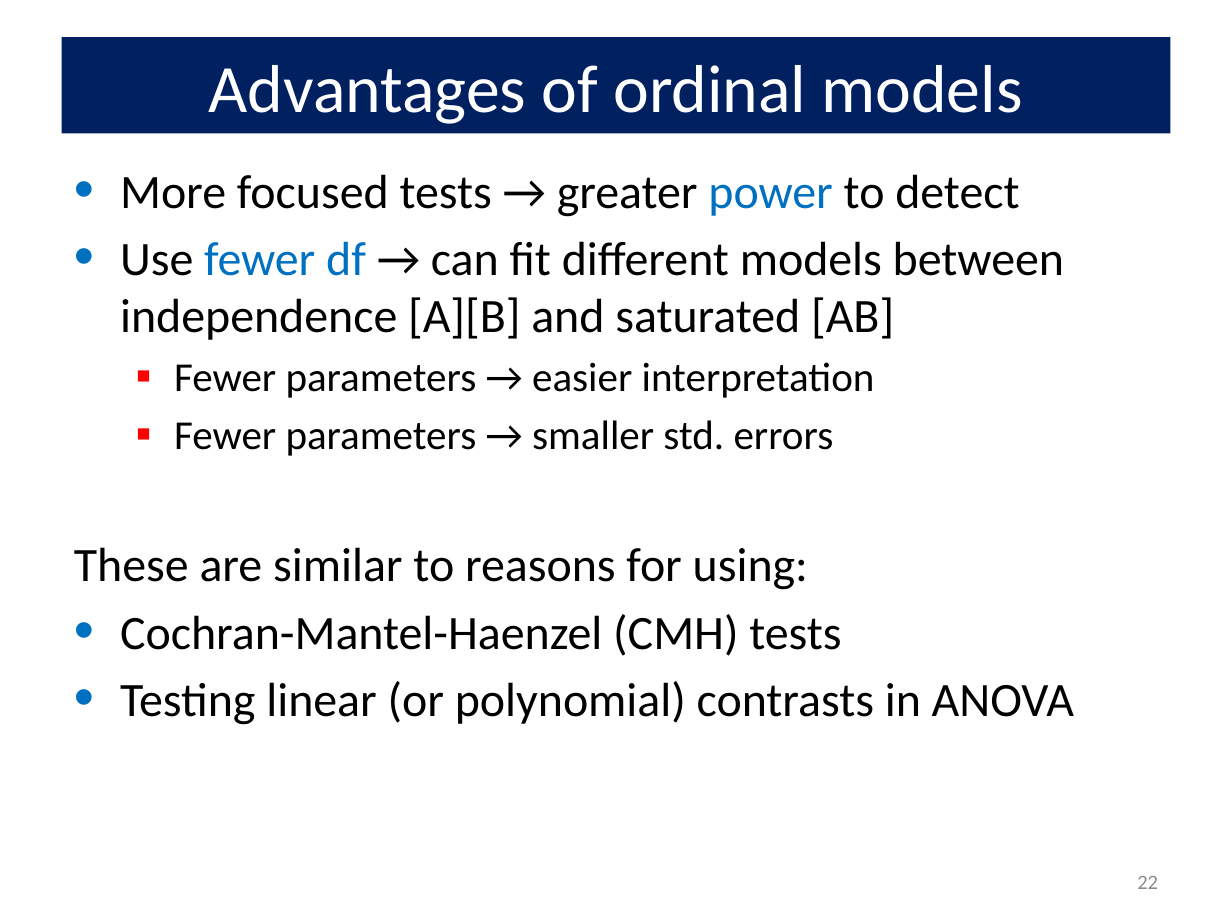
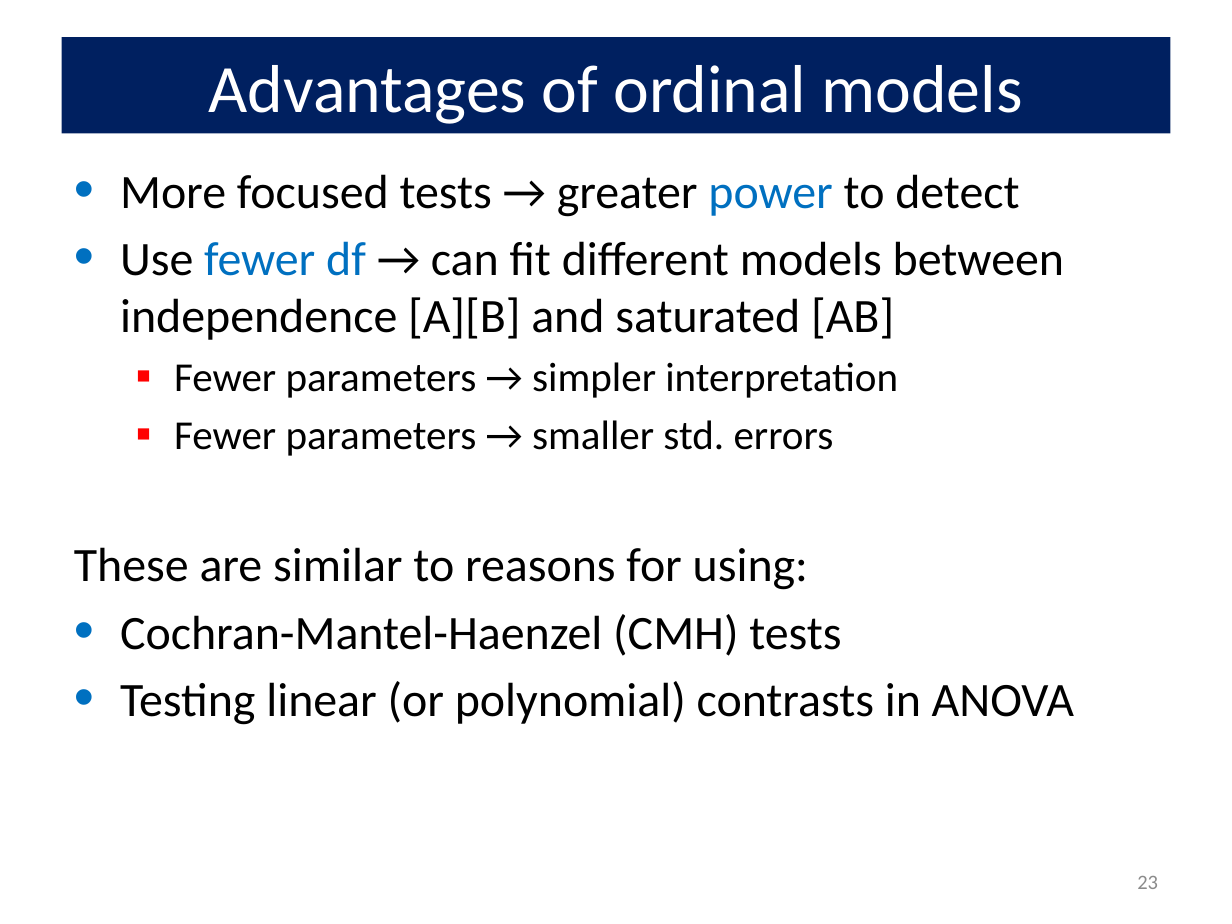
Before and after one commit to friendly/psy6136, a slide deck: slide 23 of docs/lectures/08-Loglin2.pptx (slide 22 before the commit). Drawn at 1232x924 pixels with LibreOffice and Linux fonts; fonts in the diff are those of the drawing. Boxes give left, top, right and bottom in pixels: in the first picture for what was removed or moved away, otherwise in the second. Text is boxed around its words. In the diff, an @@ line names an element or a change of style, - is before the commit and + after.

```diff
--- a/docs/lectures/08-Loglin2.pptx
+++ b/docs/lectures/08-Loglin2.pptx
@@ text at [174, 362, 898, 398]: text changed @@
-  ▪ Fewer parameters → easier interpretation
+  ▪ Fewer parameters → simpler interpretation
@@ page number at [1137, 876, 1158, 889]: text changed @@
-22
+23
```
Also in this commit, not shown: 30 other slides changed, 3 slides added, 26 other files.
